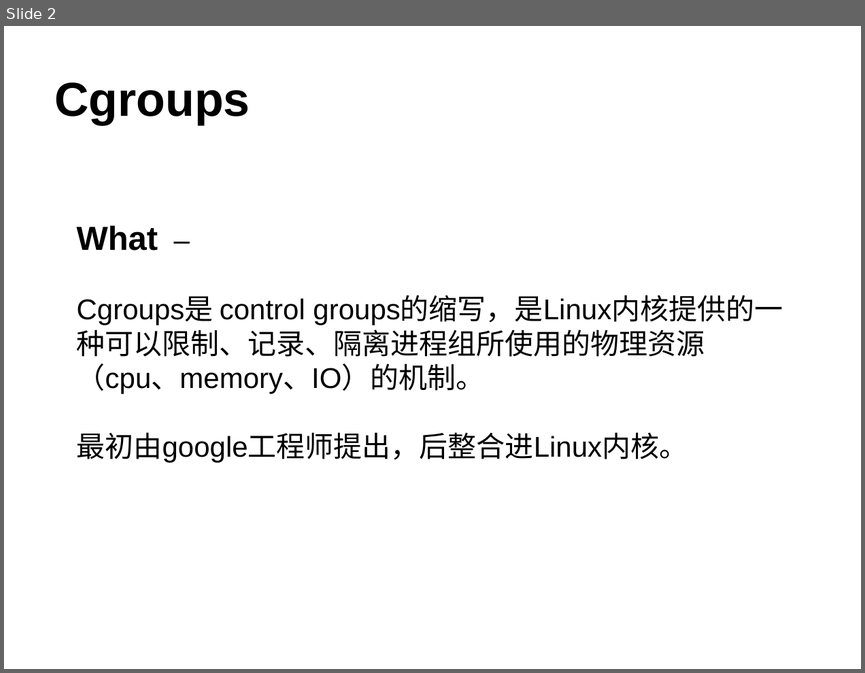
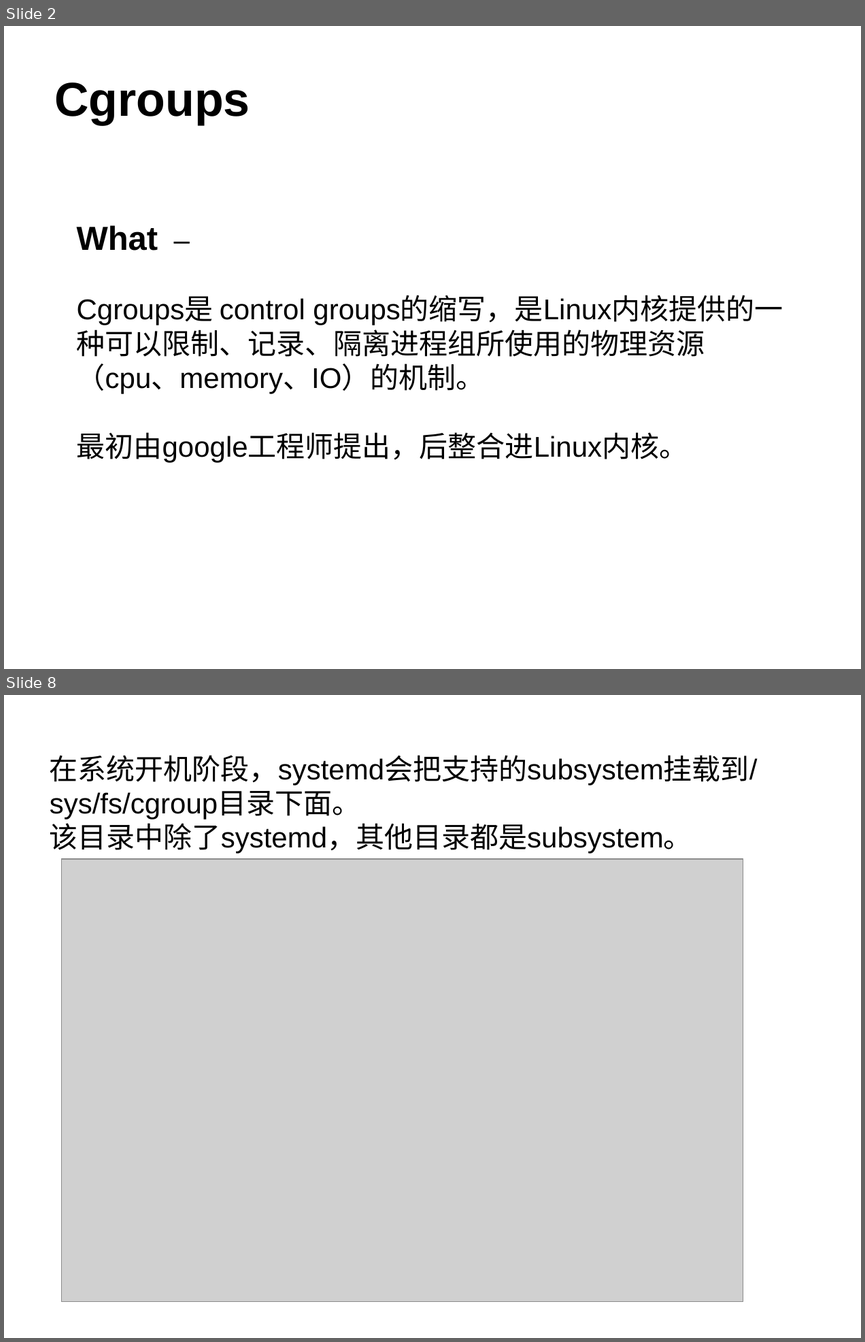
Before and after one commit to L-maple/architecture_diagrams, a slide deck: OS/CGroups.ppt. Shown one above the other, each under a label of ours: slide 2 before the commit, slides 2 and 8 after it; the slides between them are not shown. The pictures are 865x673 and 865x1342 pixels, drawn with LibreOffice and Linux fonts; fonts in the diff are those of the drawing; grey boxes stand for pictures. Boxes give left, top, right and bottom in pixels: in the first picture for what was removed or moved away, otherwise in the second. Text is boxed around its words. In the diff, an @@ line names an element or a change of style, - is before the commit and + after.

```diff
--- a/OS/CGroups.ppt
+++ b/OS/CGroups.ppt
@@ slide 8 added at <box>4,695,861,1338</box>, background #FFFFFF @@
@@ text added at <box>50,755,757,853</box>, 24 pt, text #000000 @@
+在系统开机阶段，systemd会把支持的subsystem挂载到/sys/fs/cgroup目录下面。
+该目录中除了systemd，其他目录都是subsystem。
@@ picture added at <box>61,859,742,1301</box> @@
```
Also in this commit, not shown: 4 slides changed, 5 other slides added, 4 slides removed, 3 other files.
